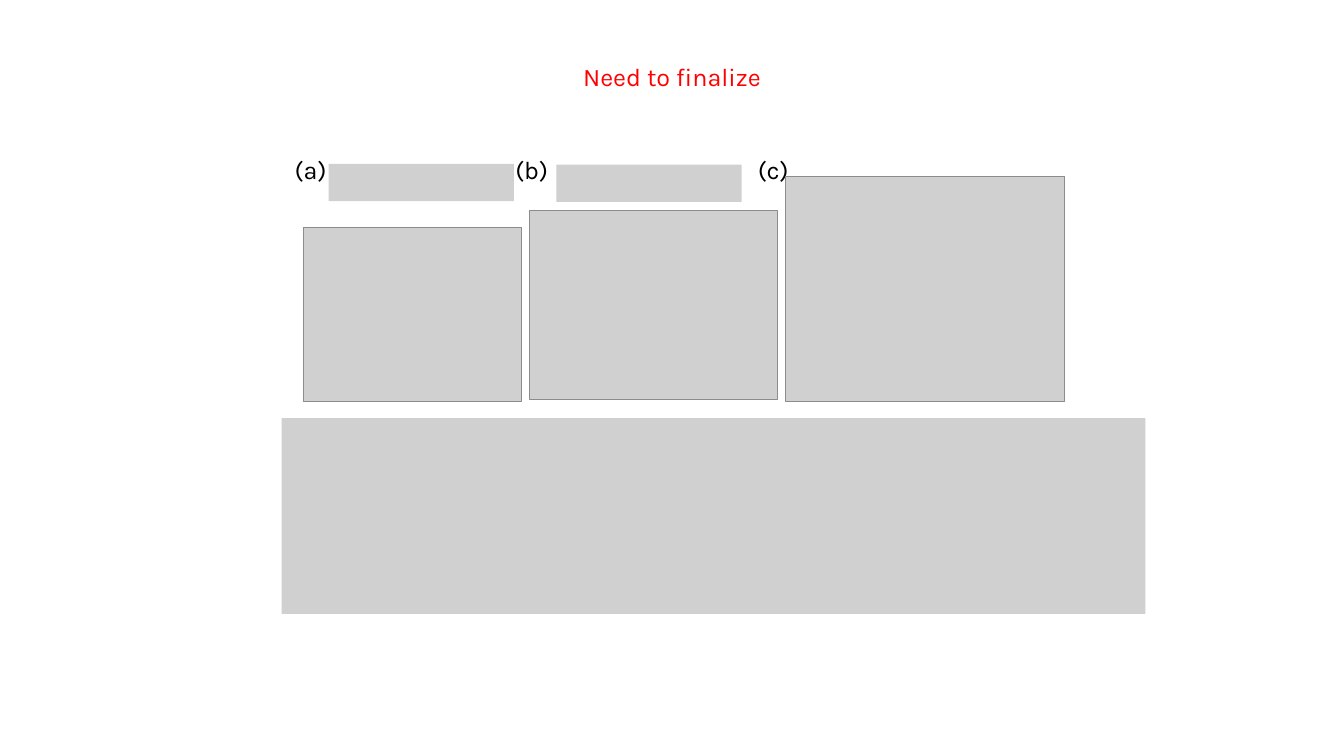
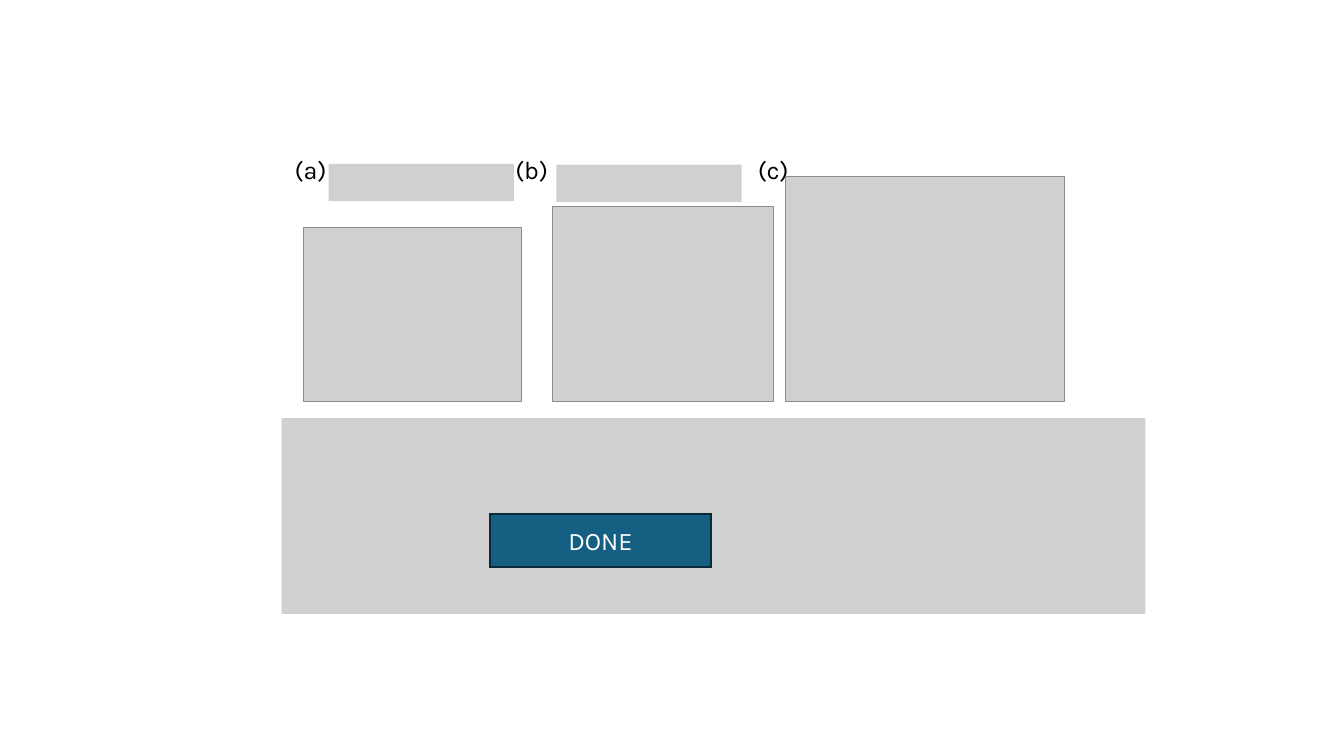
Before and after one commit to tyokokur/presentations, a slide deck: slide 2 of SYSG3_paper.pptx. Drawn at 1344x756 pixels with LibreOffice and Linux fonts; fonts in the diff are those of the drawing; grey boxes stand for pictures. Boxes give left, top, right and bottom in pixels: in the first picture for what was removed or moved away, otherwise in the second. Text is boxed around its words. In the diff, an @@ line names an element or a change of style, - is before the commit and + after.

```diff
--- a/SYSG3_paper.pptx
+++ b/SYSG3_paper.pptx
@@ text removed at [583, 68, 761, 87] @@
-Need to finalize
@@ picture: place and size @@
-picture at [529, 211, 777, 399]
+picture at [553, 207, 773, 402]
@@ rectangle added at [490, 514, 712, 568], fill #156082, outline #092A39 1.5 pt, 18 pt, text #FFFFFF @@
+DONE
```
Also in this commit, not shown: 2 other slides changed.
